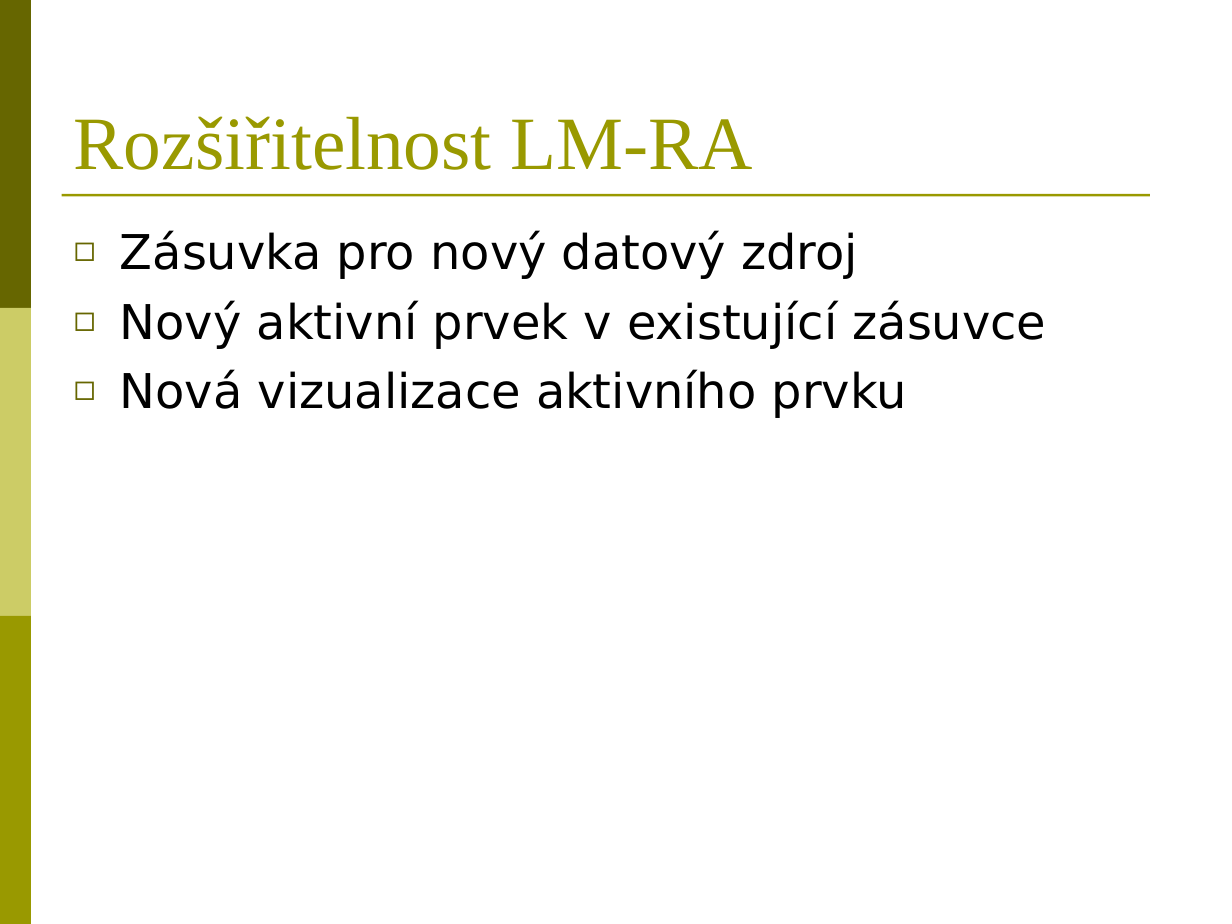
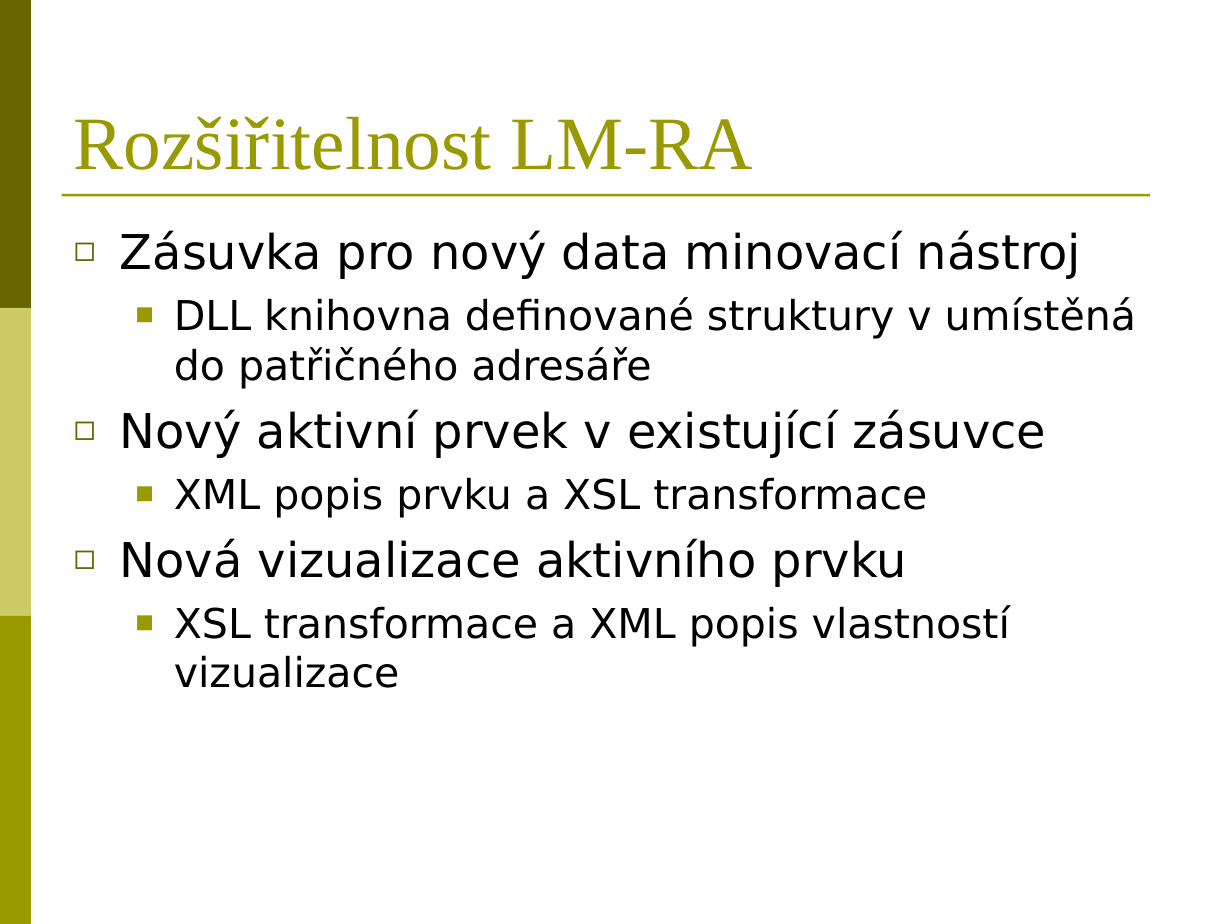
Before and after one commit to BackupTheBerlios/reportasistent-svn, a slide deck: slide 6 of trunk/Dokumenty/LM-Report Asistent.ppt. Drawn at 1232x924 pixels with LibreOffice and Linux fonts; fonts in the diff are those of the drawing. Boxes give left, top, right and bottom in pixels: in the first picture for what was removed or moved away, otherwise in the second. Text is boxed around its words. In the diff, an @@ line names an element or a change of style, - is before the commit and + after.

```diff
--- a/trunk/Dokumenty/LM-Report Asistent.ppt
+++ b/trunk/Dokumenty/LM-Report Asistent.ppt
@@ text at box(120, 230, 1136, 389): text changed; size 28 to 24 pt @@
-◻ Zásuvka pro nový datový zdroj
+◻ Zásuvka pro nový data minovací nástroj
+  ■ DLL knihovna definované struktury v umístěná do patřičného adresáře
@@ text at box(174, 477, 927, 518): paragraph added @@
+  ■ XML popis prvku a XSL transformace
@@ text at box(174, 605, 1010, 688): paragraph added @@
+  ■ XSL transformace a XML popis vlastností vizualizace
```
Also in this commit, not shown: 4 other slides changed.
